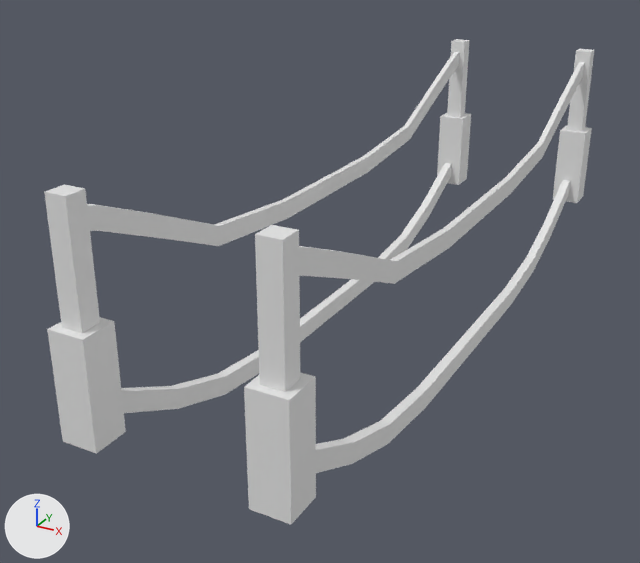
The FBX model Assets/_Models/Miguel/wooden bridge support (down).fbx, before and after one commit.
Before and after are seen from a camera (50 mm lens) standing at (-2.82, -8.72, 3.24) and looking at (-6.48, -2.08, -0.08). Lighting does not change. The marker at lower left points along +X, +Y and +Z. Where no turn or scale is listed for an object, it has been applied to the vertices.

Script lines for the objects in view, before the commit:
```python
me_mesh = bpy.data.meshes.new('Mesh')
me_mesh.from_pydata(...)  # 256 vertices, 228 faces; spans x -0.91..0.91, y -3.55..3.55, z -1.15..1.15
ob_wooden_bridge_support__down = bpy.data.objects.new('wooden bridge support (down)', me_mesh)
ob_wooden_bridge_support__down.location = (-5.931, -1.525, 0.42)
```
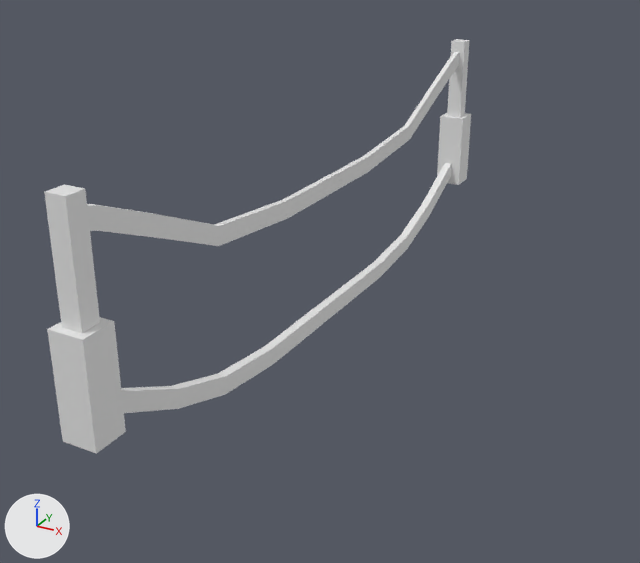
Location of each change, [x1, y1, x2, y2] in pixels of the pictures (640 x 563 px):
'wooden bridge support (down)', reshaped (22% narrower, 15% shorter): before [44, 39, 594, 525]; after [44, 39, 471, 454]
part 1 of me_mesh, deleted: before [299, 62, 584, 284]
part 2 of me_mesh, deleted: before [316, 180, 570, 473]
part 3 of me_mesh, deleted: before [553, 49, 594, 203]
part 4 of me_mesh, deleted: before [244, 225, 316, 525]

Edits to the bpy script that builds the scene:
```text
Change me_mesh:
    where me_mesh.from_pydata(...)  # 256 vertices, 228 faces; spans x -0.91..0.91, y -3.55..3.55, z -1.15..1.15
    used by ob_wooden_bridge_support__down; location = (-5.931, -1.525, 0.42)
    me_mesh part 1: the loose piece of 48 vertices spanning x 0.73..0.78, y -3.38..3.38, z 0.17..1.03 is deleted
    me_mesh part 2: the loose piece of 48 vertices spanning x 0.71..0.79, y -3.47..3.5, z -1.15..-0.28 is deleted
    me_mesh part 3: the loose piece of 16 vertices spanning x 0.61..0.91, y 3.25..3.55, z -0.63..1.15 is deleted
    me_mesh part 4: the loose piece of 16 vertices spanning x 0.61..0.91, y -3.55..-3.25, z -0.63..1.15 is deleted
```
